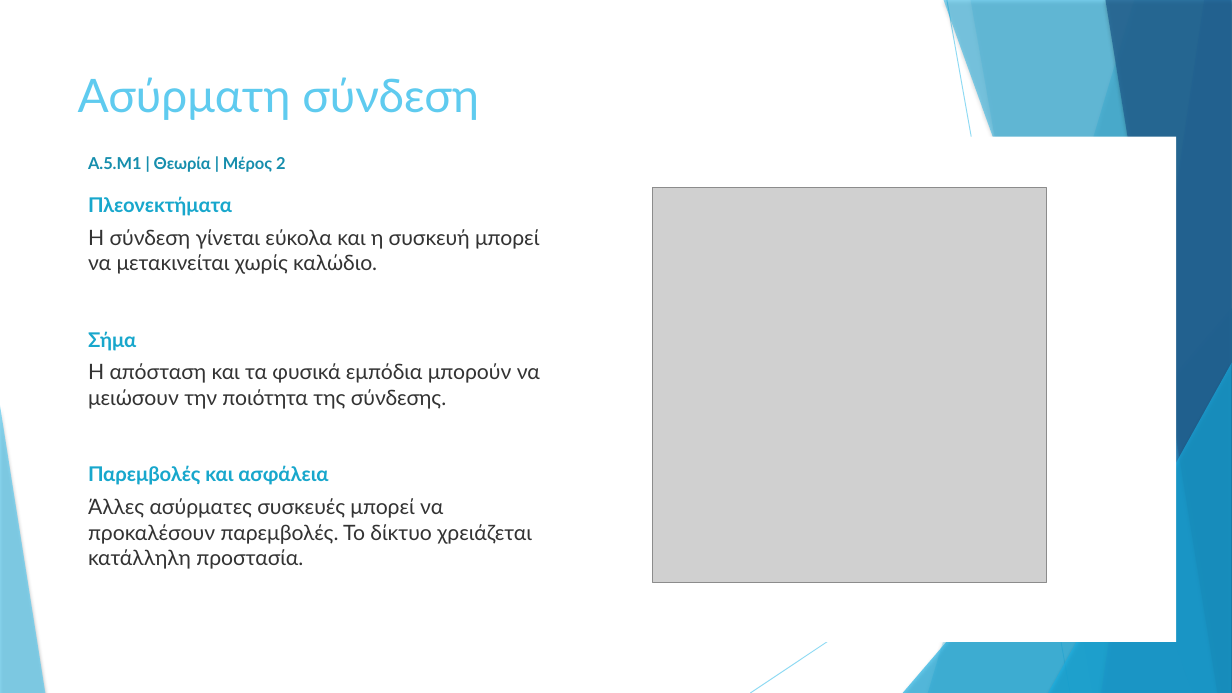
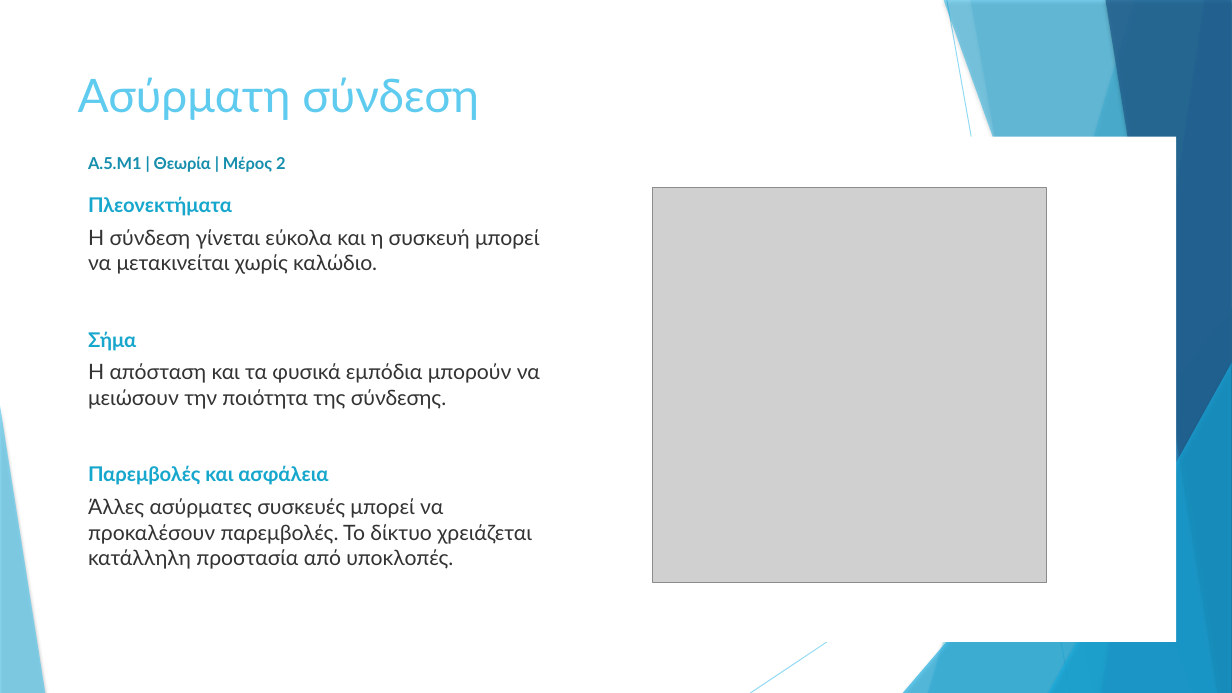
Before and after one commit to aristos32/education, a slide deck: slide 5 of schools-presentations/A Lykeiou/A5 - Computer Networks and Internet/A.5.M1 Εισαγωγή - Μέρος 2.pptx. Drawn at 1232x693 pixels with LibreOffice and Linux fonts; fonts in the diff are those of the drawing; grey boxes stand for pictures. Boxes give left, top, right and bottom in pixels: in the first picture for what was removed or moved away, otherwise in the second. Text is boxed around its words. In the diff, an @@ line names an element or a change of style, - is before the commit and + after.

```diff
--- a/schools-presentations/A Lykeiou/A5 - Computer Networks and Internet/A.5.M1 Εισαγωγή - Μέρος 2.pptx
+++ b/schools-presentations/A Lykeiou/A5 - Computer Networks and Internet/A.5.M1 Εισαγωγή - Μέρος 2.pptx
@@ text at <box>88,498,532,569</box>: text changed @@
-Άλλες ασύρματες συσκευές μπορεί να προκαλέσουν παρεμβολές. Το δίκτυο χρειάζεται κατάλληλη προστασία.
+Άλλες ασύρματες συσκευές μπορεί να προκαλέσουν παρεμβολές. Το δίκτυο χρειάζεται κατάλληλη προστασία από υποκλοπές.
```
Also in this commit, not shown: 2 slides removed, 20 other files.
